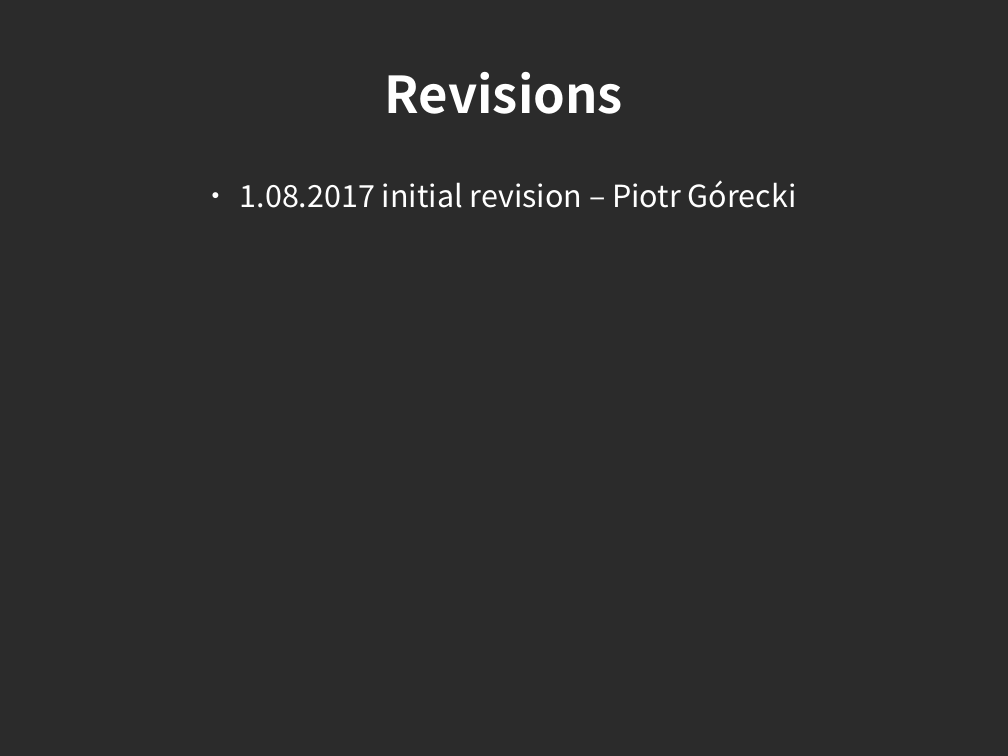
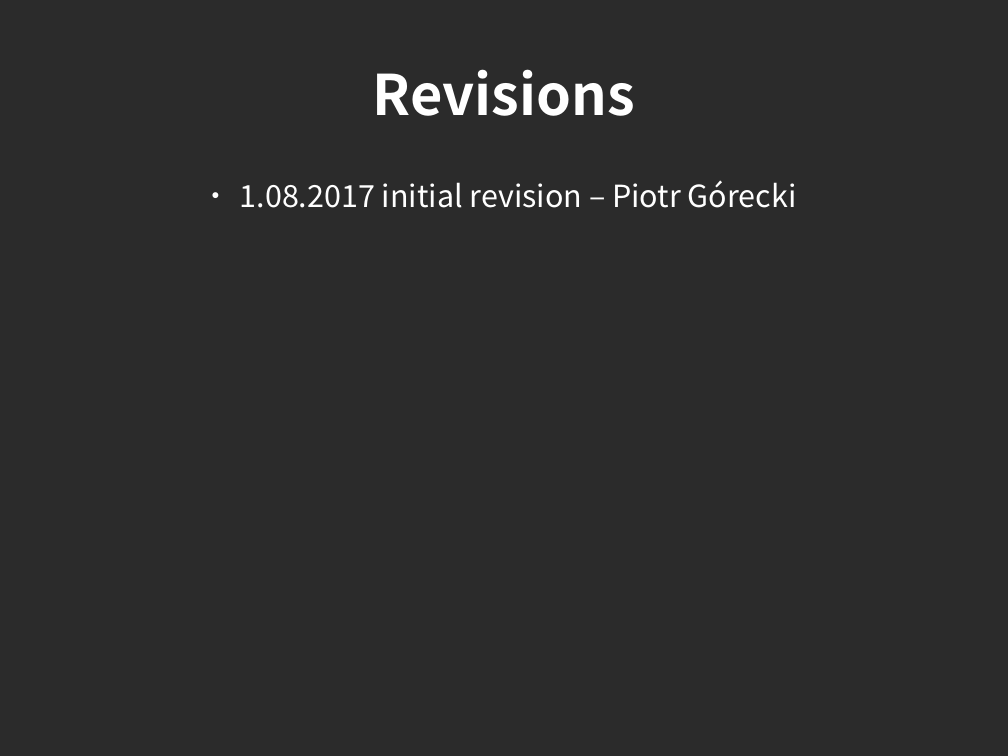
Before and after one commit to piotrek24061988/AutomaticTesting, a slide deck: slide 2 of module1/doc/AutomatedTesting.odp. Drawn at 1008x756 pixels with LibreOffice and Linux fonts; fonts in the diff are those of the drawing; background and template pictures are left out; a plain dark background stands for a picture behind light text. Boxes give left, top, right and bottom in pixels: in the first picture for what was removed or moved away, otherwise in the second. Text is boxed around its words. In the diff, an @@ line names an element or a change of style, - is before the commit and + after.

```diff
--- a/module1/doc/AutomatedTesting.odp
+++ b/module1/doc/AutomatedTesting.odp
@@ title "Revisions" at [373, 69, 635, 116]: size 40 to 44 pt @@
```
Also in this commit, not shown: 2 other slides changed, 3 slides added.
